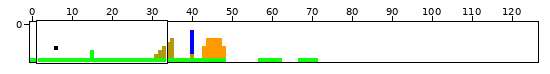
Sprite sheet -- levels/levels/l-1.png. The picture above shows the old version from afar; the outline marks the close-up.
Close-up. Before the commit:
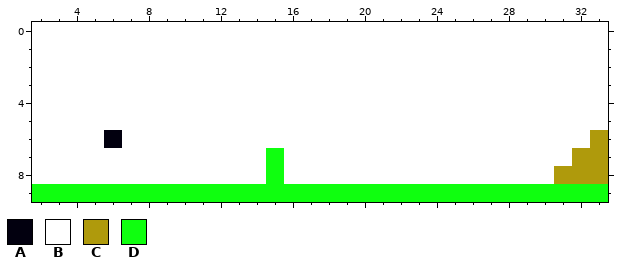
The file is 127x10 pixels. Colours within 5 levels of each other are drawn and written as one. Shown: x 2..33, y 0..9.
Palette (. is transparent): A #02000f  B #ffffff  C #af9a0c  D #0fff0f
Pixels before, first column x 2:
 0 BBBBBBBBBBBBBBBBBBBBBBBBBBBBBBBB
 1 BBBBBBBBBBBBBBBBBBBBBBBBBBBBBBBB
 2 BBBBBBBBBBBBBBBBBBBBBBBBBBBBBBBB
 3 BBBBBBBBBBBBBBBBBBBBBBBBBBBBBBBB
 4 BBBBBBBBBBBBBBBBBBBBBBBBBBBBBBBB
 5 BBBBBBBBBBBBBBBBBBBBBBBBBBBBBBBB
 6 BBBBABBBBBBBBBBBBBBBBBBBBBBBBBBC
 7 BBBBBBBBBBBBBDBBBBBBBBBBBBBBBBCC
 8 BBBBBBBBBBBBBDBBBBBBBBBBBBBBBCCC
 9 DDDDDDDDDDDDDDDDDDDDDDDDDDDDDDDD
After:
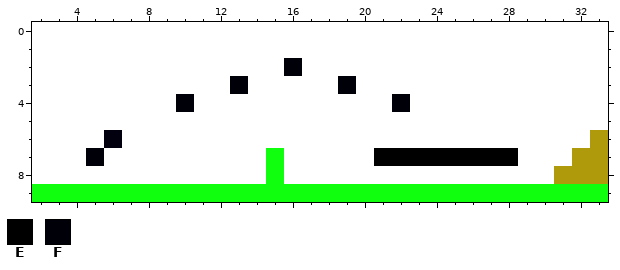
Colours new in this view: E #000001  F #000008
Edits made:
Changed rows in their new state; - is an unchanged pixel.
first column x 5:
 2 -----------F------------
 3 --------F-----F---------
 4 -----F-----------F------
 7 F---------------EEEEEEEE
Changed places in both close-ups, as pixel boxes (x1, y1, x2, y2):
changed: (86, 58, 518, 166)
